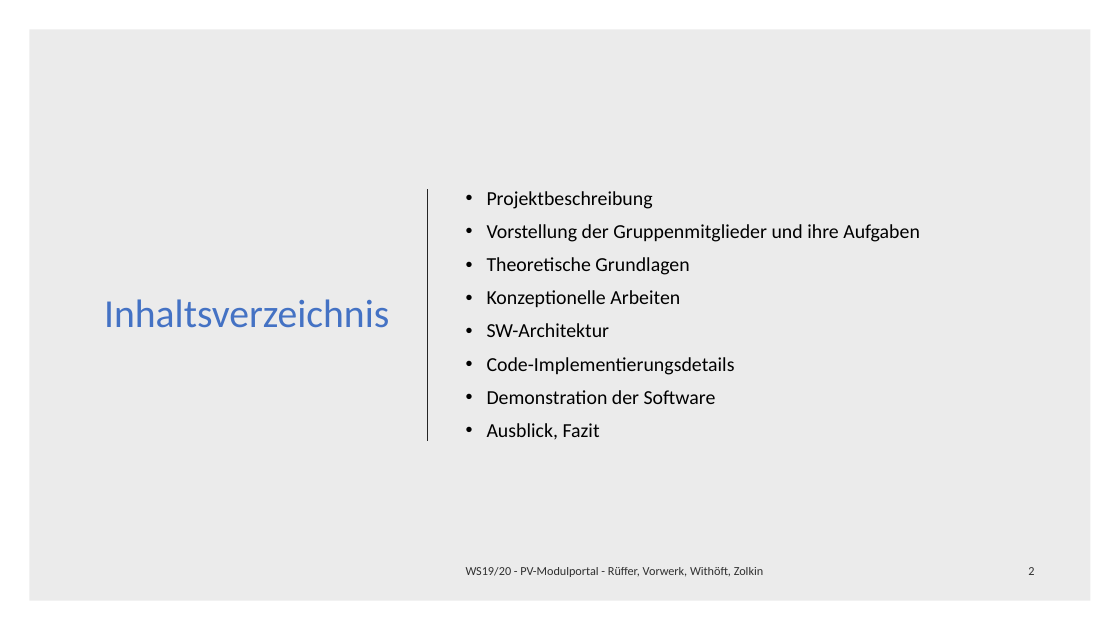
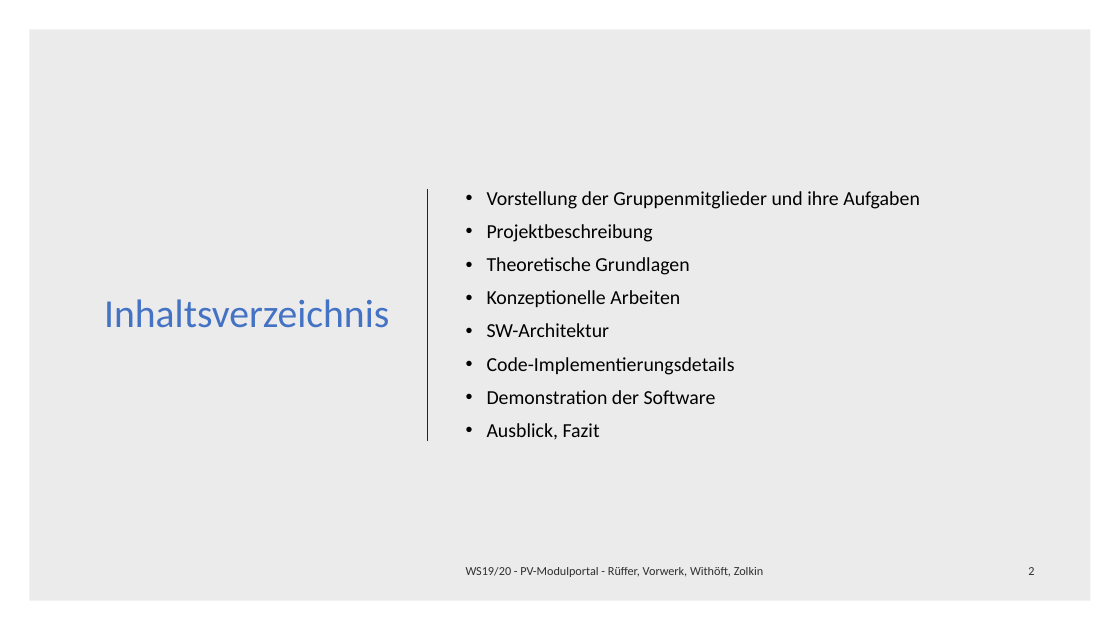
Before and after one commit to mwithoeft/Webengineering, a slide deck: slide 2 of docs/Seminarvortrag.pptx. Drawn at 1120x630 pixels with LibreOffice and Linux fonts; fonts in the diff are those of the drawing. Boxes give left, top, right and bottom in pixels: in the first picture for what was removed or moved away, otherwise in the second. Text is boxed around its words. In the diff, an @@ line names an element or a change of style, - is before the commit and + after.

Commit message:
Aktuelle Version Seminarvortrag

```diff
--- a/docs/Seminarvortrag.pptx
+++ b/docs/Seminarvortrag.pptx
@@ text at (487,191,920,209): paragraph added @@
+• Vorstellung der Gruppenmitglieder und ihre Aufgaben
@@ text at (487,224,920,242): paragraph removed @@
-• Vorstellung der Gruppenmitglieder und ihre Aufgaben
```
